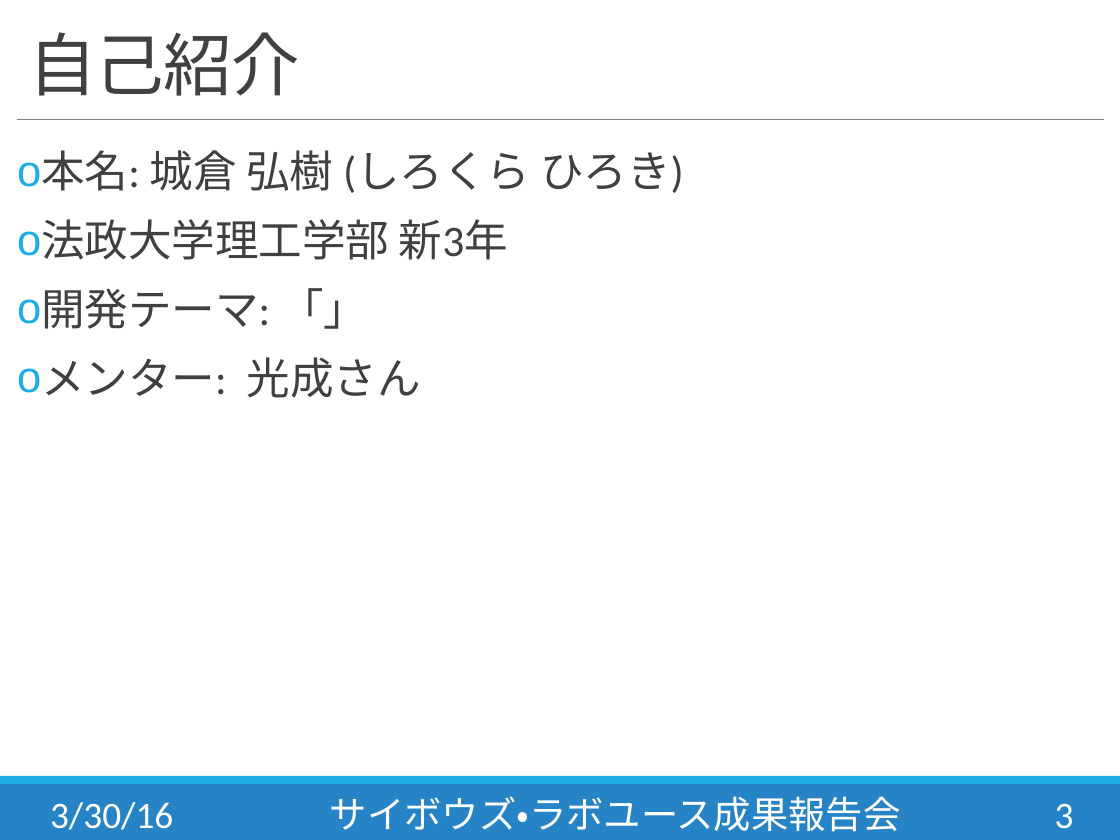
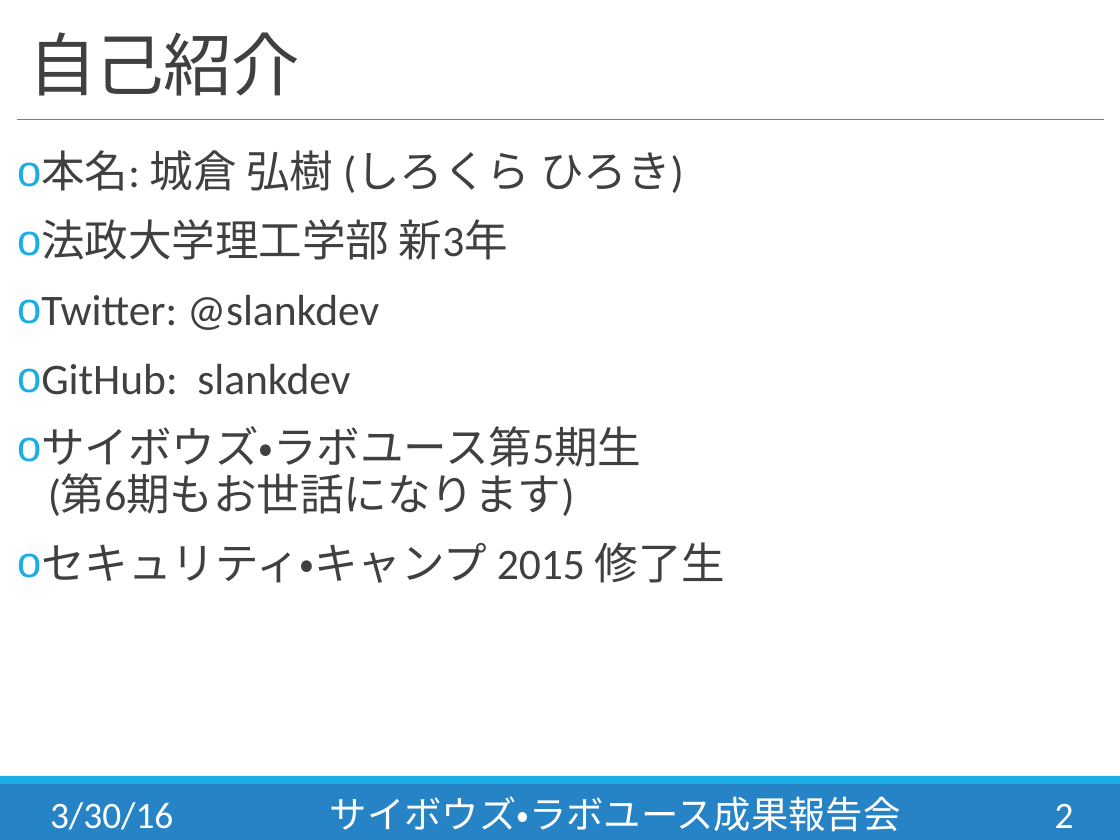
Before and after one commit to slankdev/CybozuLab, a slide deck: slide 2 of docs/lab5th_slankdev.pptx (slide 3 before the commit). Drawn at 1120x840 pixels with LibreOffice and Linux fonts; fonts in the diff are those of the drawing. Boxes give left, top, right and bottom in pixels: in the first picture for what was removed or moved away, otherwise in the second. Text is boxed around its words. In the diff, an @@ line names an element or a change of style, - is before the commit and + after.

```diff
--- a/docs/lab5th_slankdev.pptx
+++ b/docs/lab5th_slankdev.pptx
@@ text at (41, 294, 726, 583): text changed @@
-o 開発テーマ: 「」
-o メンター: 光成さん
+o Twitter: @slankdev
+o GitHub: slankdev
+o サイボウズ・ラボユース第5期生
+  (第6期もお世話になります)
+o セキュリティ・キャンプ 2015 修了生
@@ page number at (1055, 803, 1074, 828): text changed @@
-3
+2
```
Also in this commit, not shown: 1 other slide changed, 11 slides added, 9 other files.
